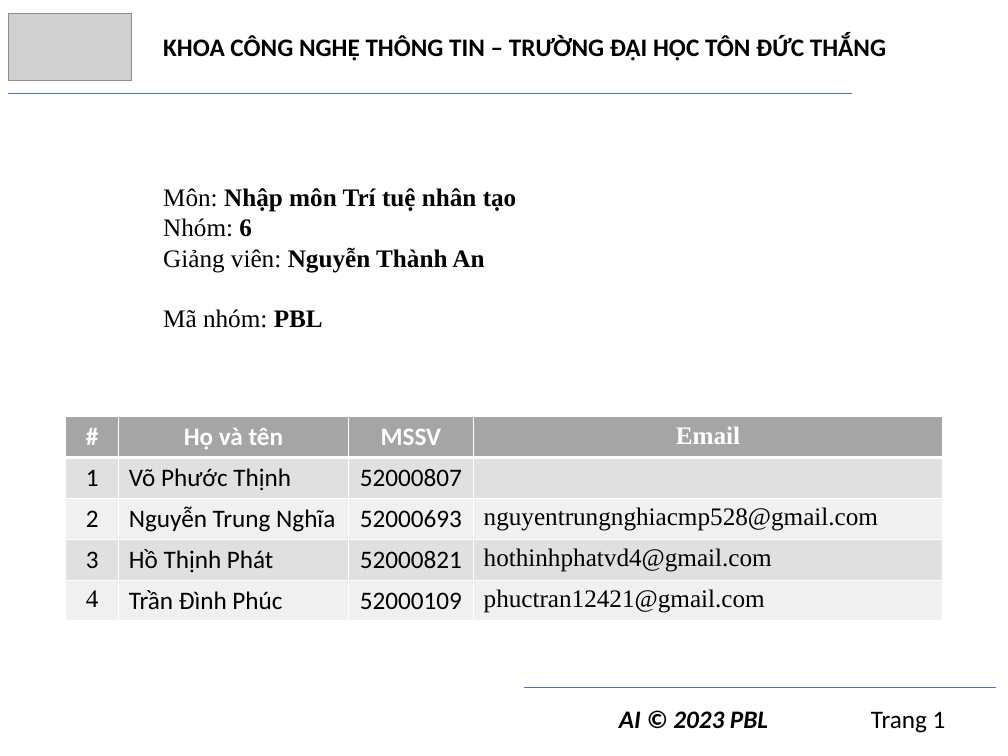
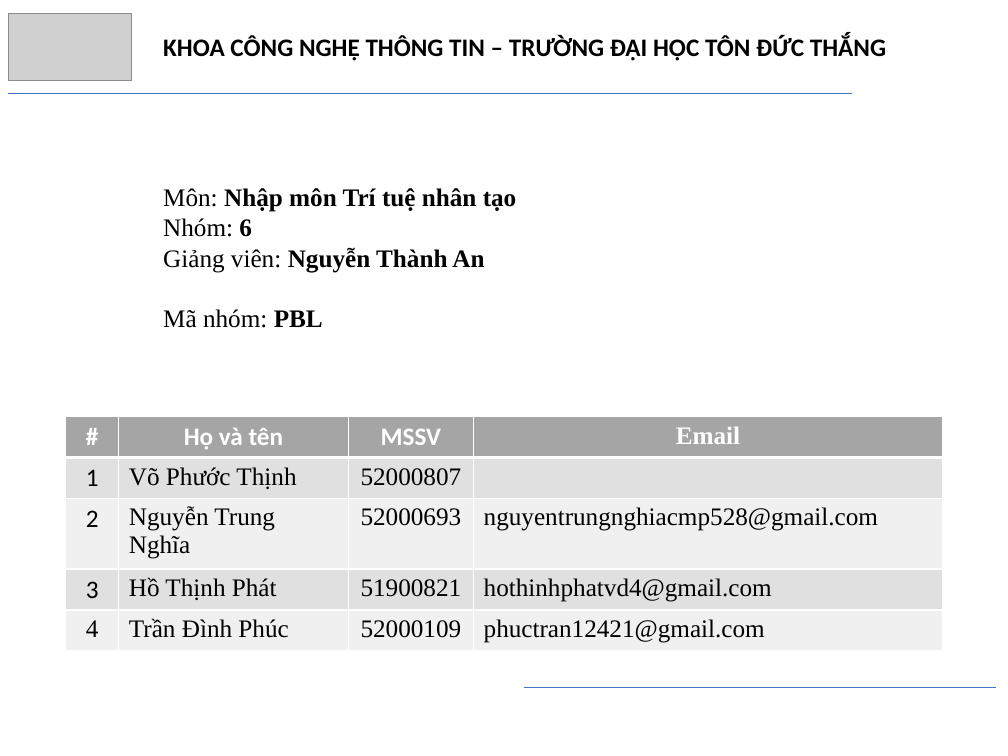
Before and after one commit to trngbro/AI, a slide deck: slide 1 of present/progress/presentation.pptx. Drawn at 1008x756 pixels with LibreOffice and Linux fonts; fonts in the diff are those of the drawing; grey boxes stand for pictures. Boxes give left, top, right and bottom in pixels: in the first picture for what was removed or moved away, otherwise in the second. Text is boxed around its words. In the diff, an @@ line names an element or a change of style, - is before the commit and + after.

```diff
--- a/present/progress/presentation.pptx
+++ b/present/progress/presentation.pptx
@@ table at (66,416,942,650) @@
-row 4, column 3: 52000821
+row 4, column 3: 51900821
@@ font Calibri to Times New Roman in "Võ Phước Thịnh", "52000807", "Nguyễn Trung Nghĩa", "52000693" and 3 more places @@
@@ text removed at (619,711,946,733) @@
-AI © 2023 PBL Trang 1
```
Also in this commit, not shown: 3 other slides changed, 18 slides added, 1 other file.
